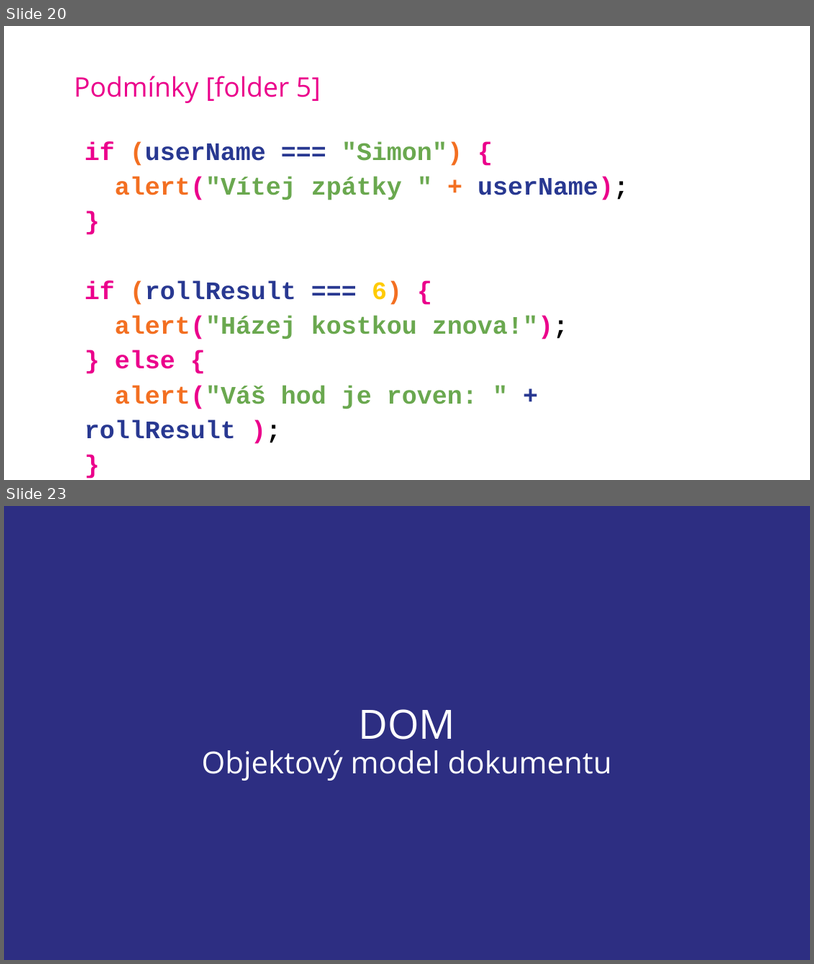
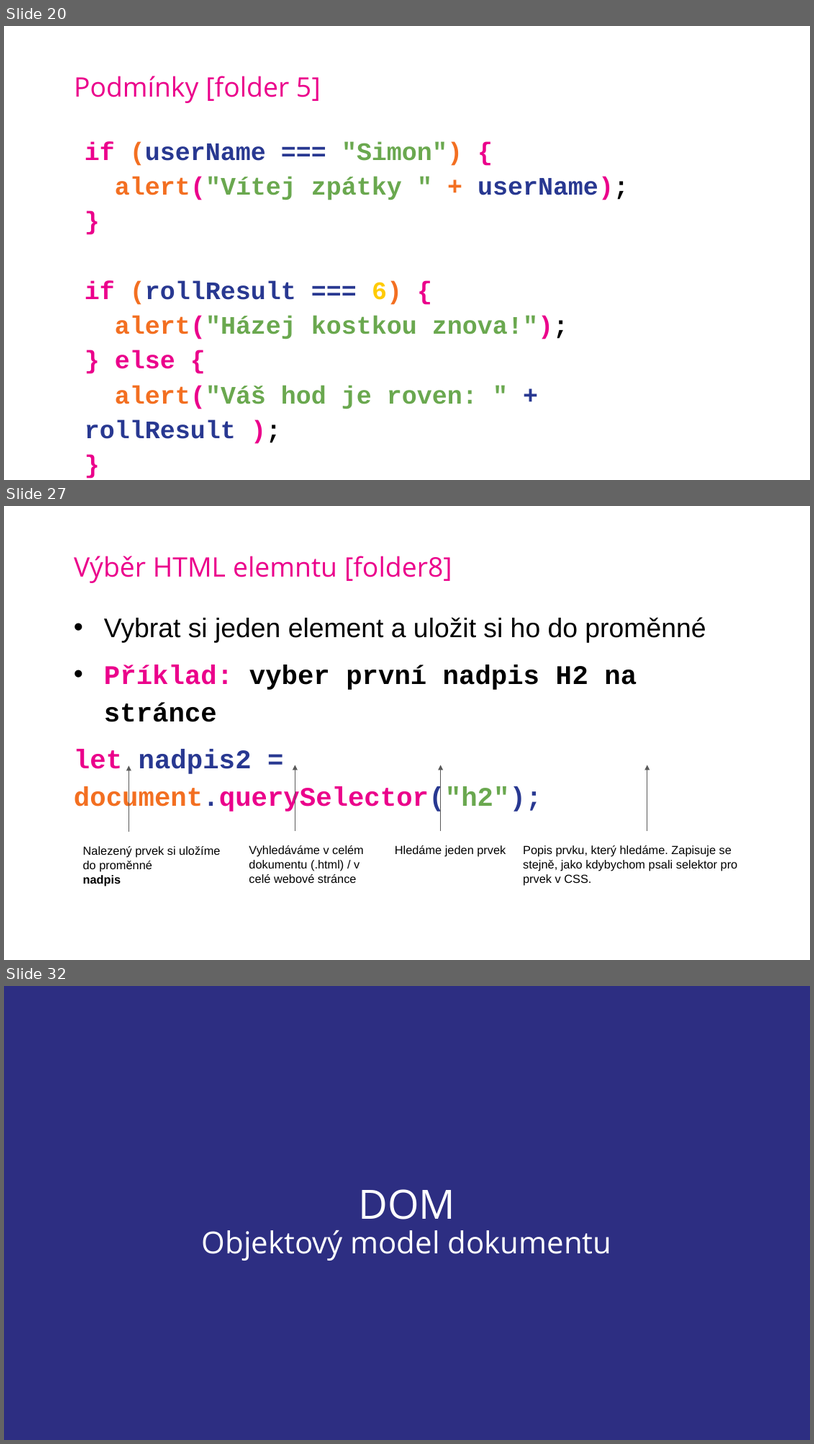
Before and after one commit to SimonB87/LetniSkola2020JS, a slide deck: JS-SB-LetnIskola2020.pptx. Shown one above the other, each under a label of ours: slides 20 and 23 before the commit, slides 20, 27 and 32 after it; the slides between them are not shown. The pictures are 814x964 and 814x1444 pixels, drawn with LibreOffice and Linux fonts; fonts in the diff are those of the drawing; background and template pictures are left out. Boxes give left, top, right and bottom in pixels: in the first picture for what was removed or moved away, otherwise in the second. Text is boxed around its words. In the diff, an @@ line names an element or a change of style, - is before the commit and + after.

```diff
--- a/JS-SB-LetnIskola2020.pptx
+++ b/JS-SB-LetnIskola2020.pptx
@@ slide 27 added at [4,506,810,960], background picture (left out) @@
@@ title added at [74,556,453,583], 32 pt, text #EB008B @@
+Výběr HTML elemntu [folder8]
@@ text added at [74,617,706,813], 32 pt, text #000000, bold @@
+• Vybrat si jeden element a uložit si ho do proměnné
+• Příklad: vyber první nadpis H2 na stránce
+let nadpis2 = document.querySelector("h2");
@@ arrow added from (129, 831) to (129, 765), #595959 0.75 pt @@
@@ arrow added from (295, 831) to (295, 765), #595959 0.75 pt @@
@@ arrow added from (441, 831) to (441, 765), #595959 0.75 pt @@
@@ arrow added from (648, 831) to (648, 765), #595959 0.75 pt @@
@@ text added at [83,846,220,885], 14 pt, text #000000 @@
+Nalezený prvek si uložíme do proměnné
+nadpis
@@ text added at [249,845,364,883], 14 pt, text #000000 @@
+Vyhledáváme v celém dokumentu (.html) / v celé webové stránce
@@ text added at [395,845,506,857], 14 pt, text #000000 @@
+Hledáme jeden prvek
@@ text added at [523,845,738,885], 14 pt, text #000000 @@
+Popis prvku, který hledáme. Zapisuje se stejně, jako kdybychom psali selektor pro prvek v CSS.
@@ what was slide 23 is now slide 32 @@
```
Also in this commit, not shown: 3 slides changed, 8 other slides added.
